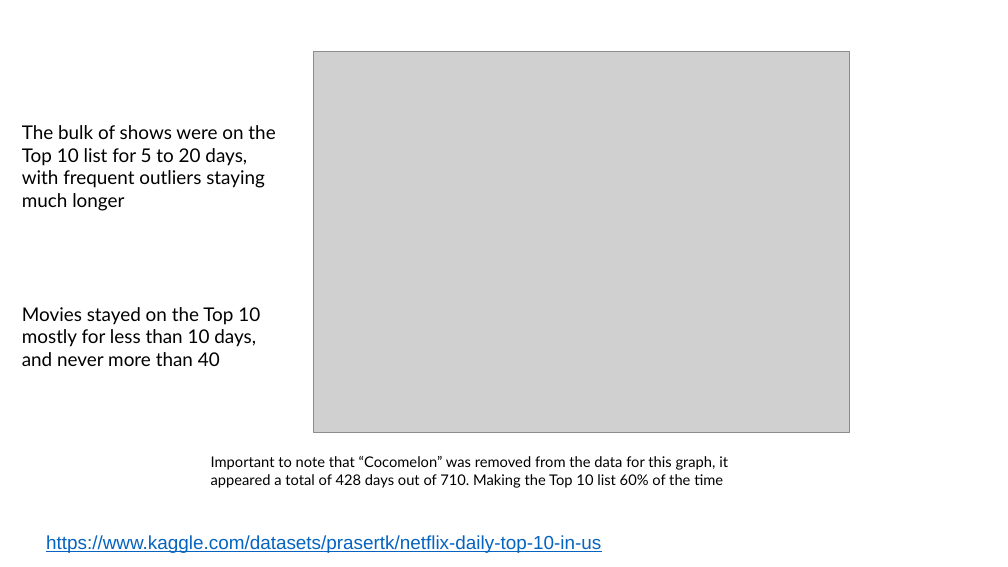
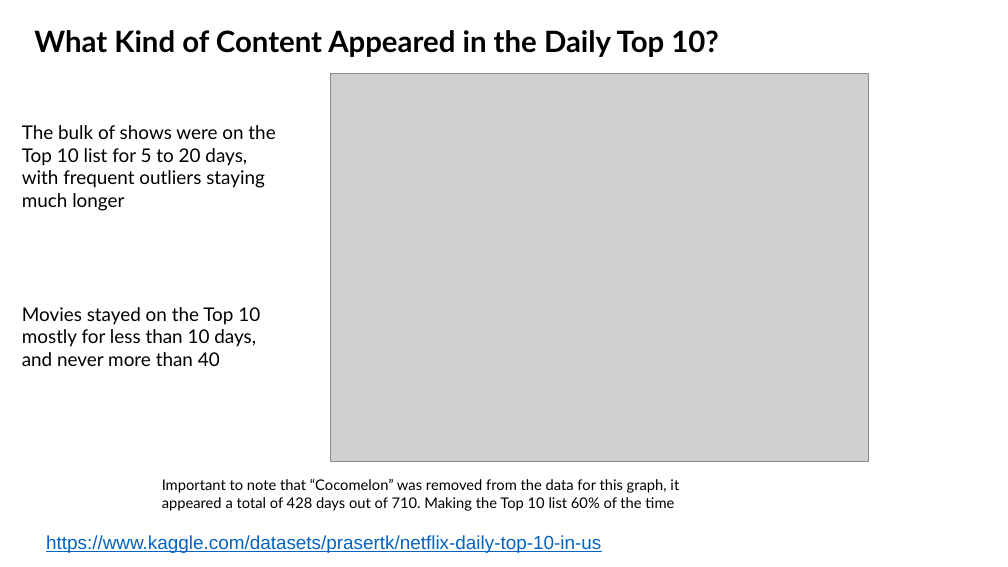
Before and after one commit to Costilrt/The-First-Project, a slide deck: slide 3 of matthews-slides.pptx. Drawn at 1008x567 pixels with LibreOffice and Linux fonts; fonts in the diff are those of the drawing; grey boxes stand for pictures; background and template pictures are left out. Boxes give left, top, right and bottom in pixels: in the first picture for what was removed or moved away, otherwise in the second. Text is boxed around its words. In the diff, an @@ line names an element or a change of style, - is before the commit and + after.

```diff
--- a/matthews-slides.pptx
+++ b/matthews-slides.pptx
@@ text added at (x1=34, y1=30, x2=719, y2=57), 28 pt, text #000000, bold @@
+What Kind of Content Appeared in the Daily Top 10?
@@ picture resized from (x1=314, y1=51, x2=850, y2=433) to (x1=330, y1=74, x2=869, y2=461) @@
@@ text "Important to note that “Cocomelon” ..." moved from (x1=211, y1=456, x2=728, y2=488) to (x1=162, y1=479, x2=679, y2=511) @@
```
Also in this commit, not shown: 3 other slides changed, 2 other files.
